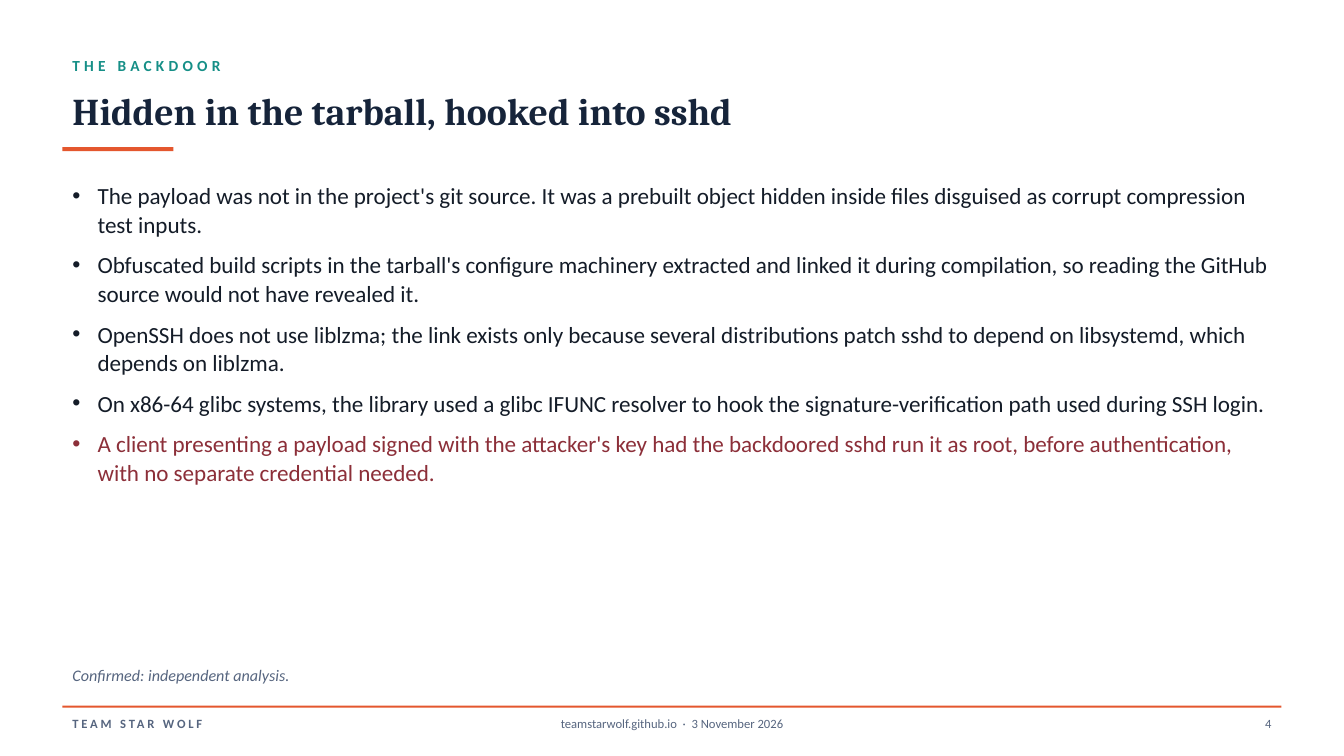
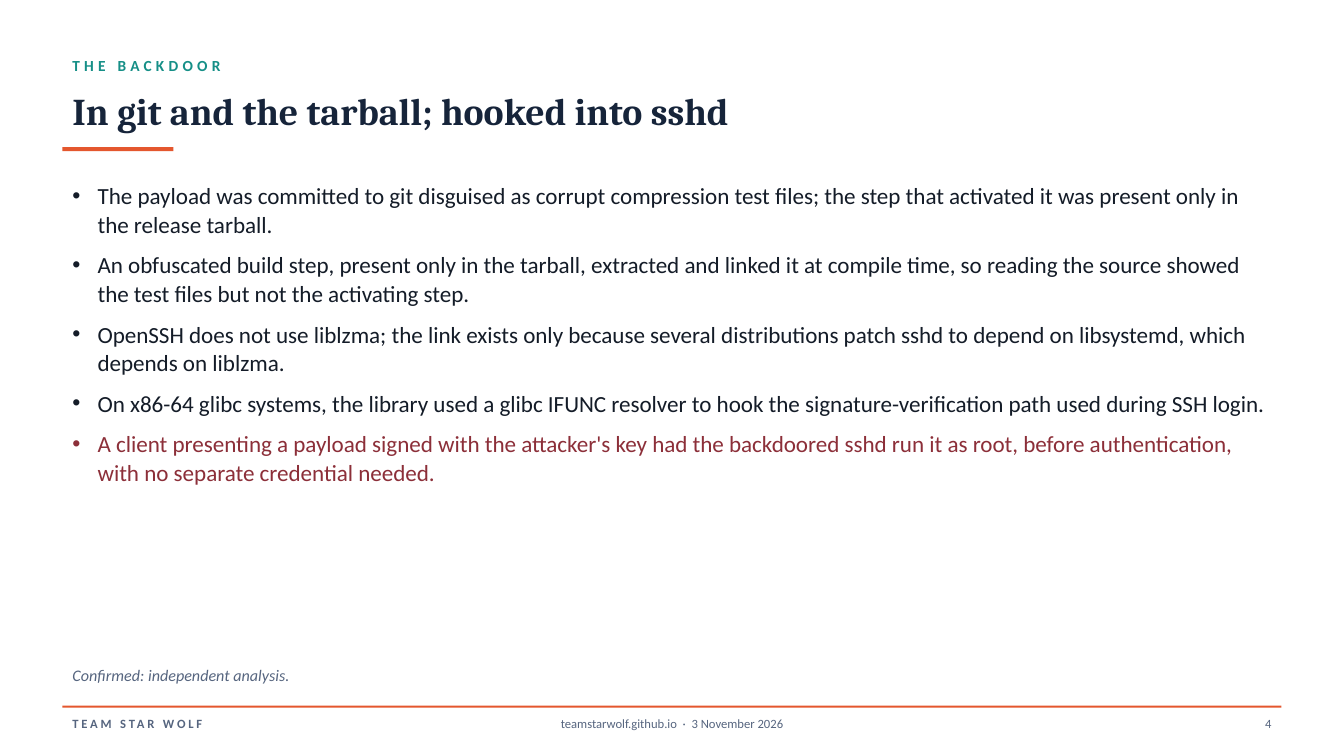
Before and after one commit to TeamStarWolf/TeamStarWolf, a slide deck: slide 5 of case-studies/slides/XZ_Utils_Backdoor_2024_Case_Study.pptx. Drawn at 1344x756 pixels with LibreOffice and Linux fonts; fonts in the diff are those of the drawing. Boxes give left, top, right and bottom in pixels: in the first picture for what was removed or moved away, otherwise in the second. Text is boxed around its words. In the diff, an @@ line names an element or a change of style, - is before the commit and + after.

```diff
--- a/case-studies/slides/XZ_Utils_Backdoor_2024_Case_Study.pptx
+++ b/case-studies/slides/XZ_Utils_Backdoor_2024_Case_Study.pptx
@@ text at (72,98,729,133): text changed @@
-Hidden in the tarball, hooked into sshd
+In git and the tarball; hooked into sshd
@@ text at (98,188,1240,306): text changed @@
-• The payload was not in the project's git source. It was a prebuilt object hidden inside files disguised as corrupt compression test inputs.
-• Obfuscated build scripts in the tarball's configure machinery extracted and linked it during compilation, so reading the GitHub source would not have revealed it.
+• The payload was committed to git disguised as corrupt compression test files; the step that activated it was present only in the release tarball.
+• An obfuscated build step, present only in the tarball, extracted and linked it at compile time, so reading the source showed the test files but not the activating step.
```
Also in this commit, not shown: 1 other slide changed, 12 other files.
